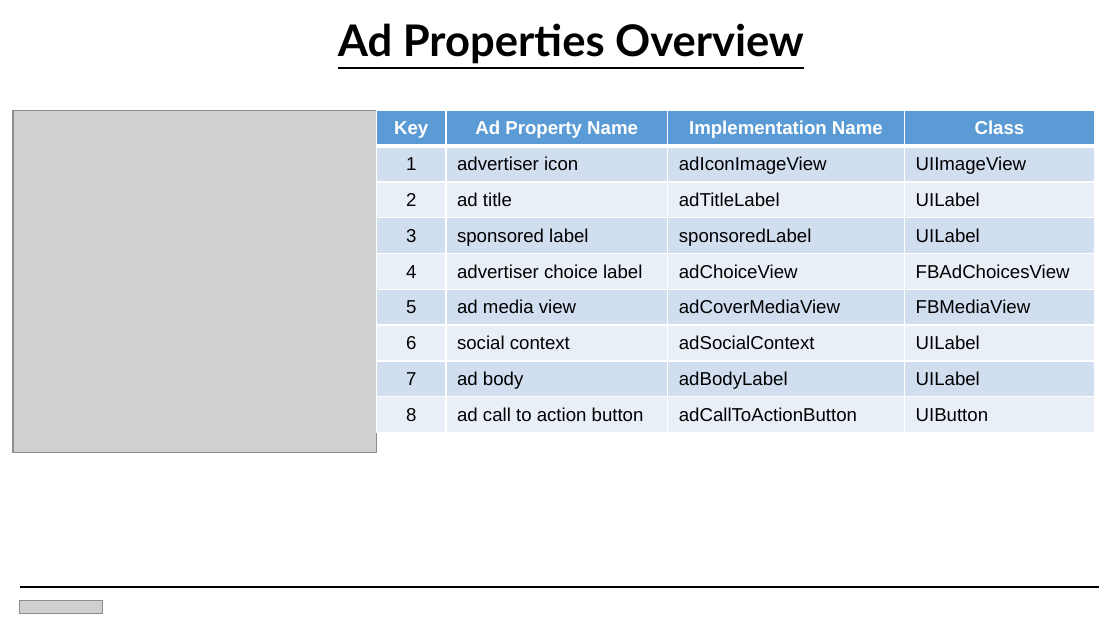
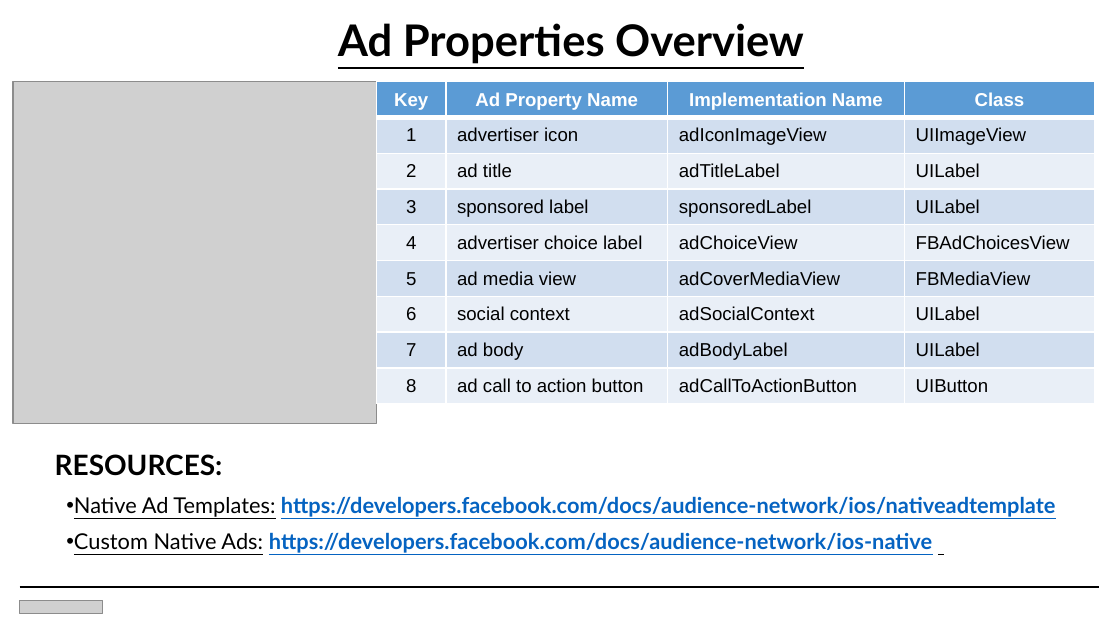
Before and after one commit to mrawlings89/NativeAdTemplates, a slide deck: slide 5 of FacebookNativeAds_LPintegration.pptx. Drawn at 1120x630 pixels with LibreOffice and Linux fonts; fonts in the diff are those of the drawing; grey boxes stand for pictures; background and template pictures are left out. Boxes give left, top, right and bottom in pixels: in the first picture for what was removed or moved away, otherwise in the second. Text is boxed around its words. In the diff, an @@ line names an element or a change of style, - is before the commit and + after.

Commit message:
More updates

```diff
--- a/FacebookNativeAds_LPintegration.pptx
+++ b/FacebookNativeAds_LPintegration.pptx
@@ picture: place and size @@
-picture at [13,111,377,452]
+picture at [13,82,377,423]
@@ table: place and size @@
-table at [376,111,1094,433]
+table at [376,82,1094,404]
@@ text added at [55,454,1056,553], 14 pt, text #0563C1, bold, underline @@
+RESOURCES:
+• Native Ad Templates: https://developers.facebook.com/docs/audience-network/ios/nativeadtemplate
+• Custom Native Ads: https://developers.facebook.com/docs/audience-network/ios-native
```
